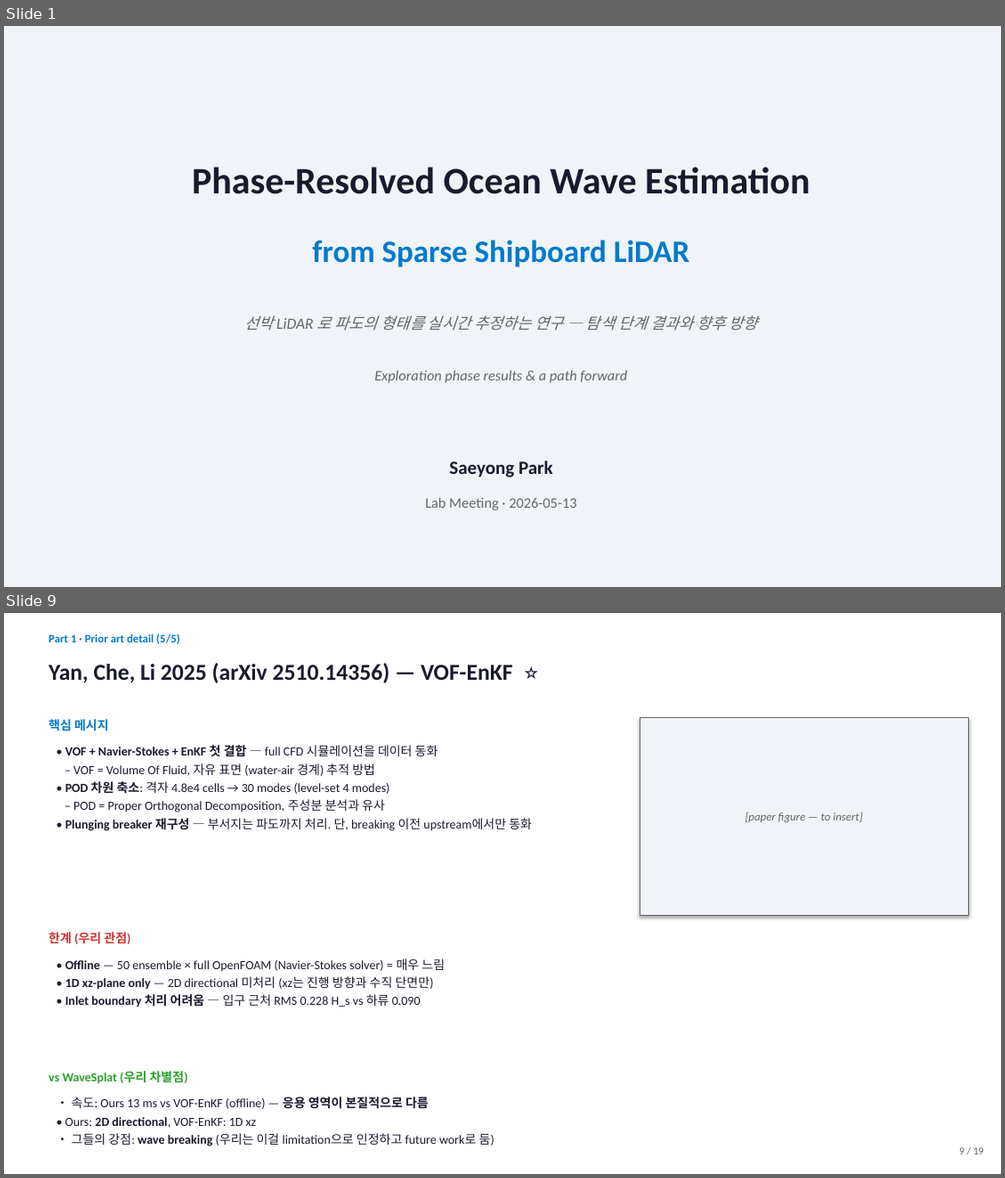
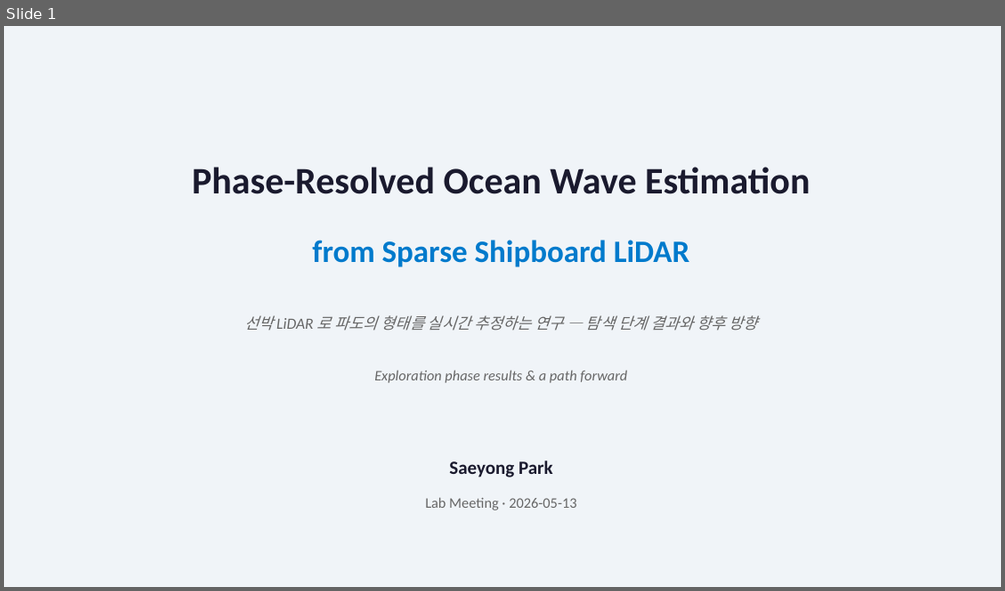
Before and after one commit to SAEYONGPARK94/wavesplat, a slide deck: wavesplat/docs/labmeeting_2026_05_13.pptx. Shown one above the other, each under a label of ours: slides 1 and 9 before the commit, slide 1 after it; the slides between them are not shown. The pictures are 1005x1178 and 1005x591 pixels, drawn with LibreOffice and Linux fonts; fonts in the diff are those of the drawing. Boxes give left, top, right and bottom in pixels: in the first picture for what was removed or moved away, otherwise in the second. Text is boxed around its words. In the diff, an @@ line names an element or a change of style, - is before the commit and + after.

```diff
--- a/wavesplat/docs/labmeeting_2026_05_13.pptx
+++ b/wavesplat/docs/labmeeting_2026_05_13.pptx
@@ slide 9 removed at bbox=[4, 613, 1001, 1174], background #FFFFFF @@
@@ text removed at bbox=[48, 633, 180, 644] @@
-Part 1 · Prior art detail (5/5)
@@ text removed at bbox=[48, 663, 513, 683] @@
-Yan, Che, Li 2025 (arXiv 2510.14356) — VOF-EnKF ⭐
@@ text removed at bbox=[48, 719, 109, 731] @@
-핵심 메시지
@@ rectangle removed at bbox=[639, 718, 969, 915] @@
-[paper figure — to insert]
@@ text removed at bbox=[65, 745, 532, 831] @@
-• VOF + Navier-Stokes + EnKF 첫 결합 — full CFD 시뮬레이션을 데이터 동화
-– VOF = Volume Of Fluid, 자유 표면 (water-air 경계) 추적 방법
-• POD 차원 축소: 격자 4.8e4 cells → 30 modes (level-set 4 modes)
-– POD = Proper Orthogonal Decomposition, 주성분 분석과 유사
-• Plunging breaker 재구성 — 부서지는 파도까지 처리. 단, breaking 이전 upstream에서만 동화
@@ text removed at bbox=[48, 932, 130, 944] @@
-한계 (우리 관점)
@@ text removed at bbox=[65, 958, 445, 1007] @@
-• Offline — 50 ensemble × full OpenFOAM (Navier-Stokes solver) = 매우 느림
-• 1D xz-plane only — 2D directional 미처리 (xz는 진행 방향과 수직 단면만)
-• Inlet boundary 처리 어려움 — 입구 근처 RMS 0.228 H_s vs 하류 0.090
@@ text removed at bbox=[48, 1070, 188, 1084] @@
-vs WaveSplat (우리 차별점)
@@ text removed at bbox=[65, 1096, 494, 1146] @@
-• 속도: Ours 13 ms vs VOF-EnKF (offline) — 응용 영역이 본질적으로 다름
-• Ours: 2D directional, VOF-EnKF: 1D xz
-• 그들의 강점: wave breaking (우리는 이걸 limitation으로 인정하고 future work로 둠)
@@ text removed at bbox=[959, 1147, 984, 1154] @@
-9 / 19
```
Also in this commit, not shown: 17 slides changed, 11 slides added, 7 other slides removed, 14 other files.
